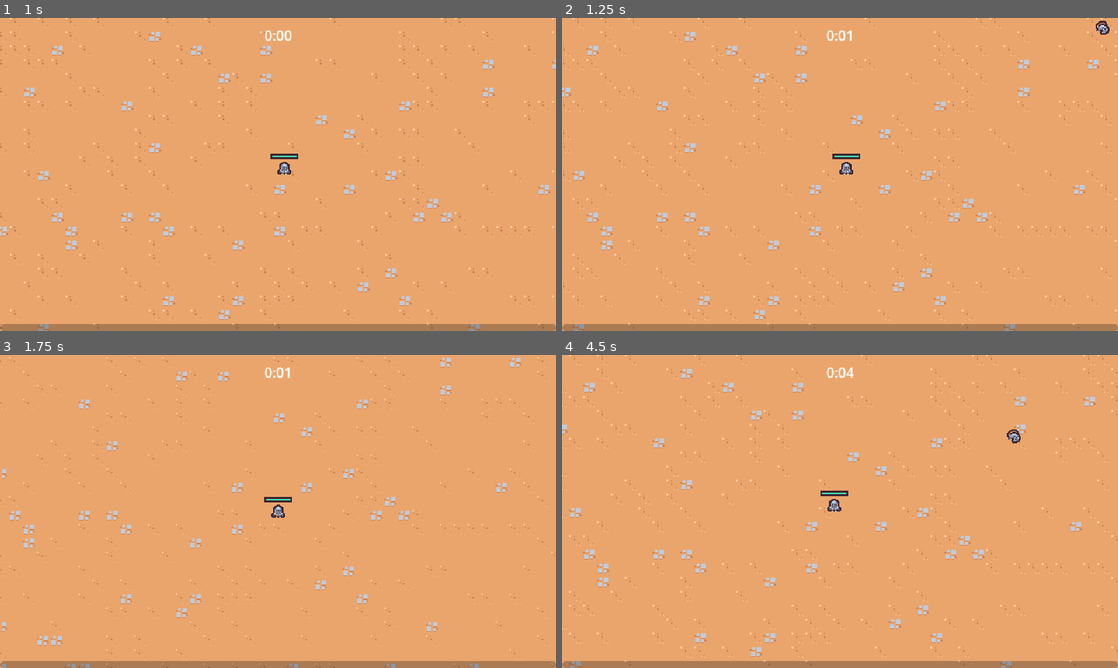
Above: before the commit, frames 1-4 (two rows, left to right).
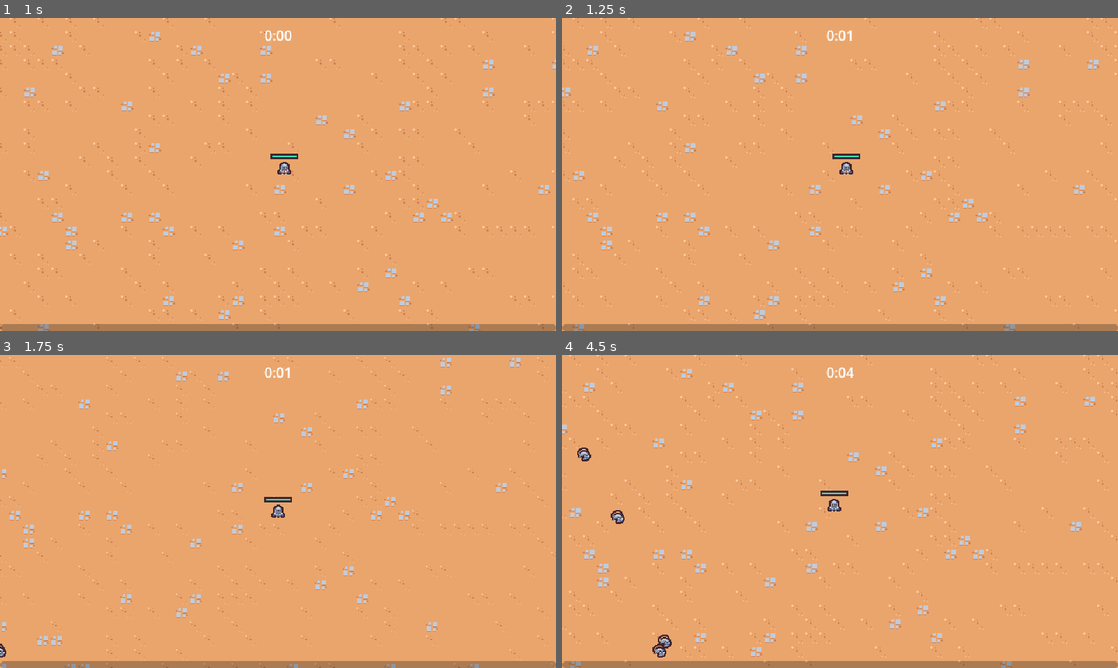
Above: after the commit, the same moments.

Repository: mc-carthy/gdSurvivors
Game: Godot game, scene res://scenes/main/main.tscn
Two runs of this game, one before a commit and one after it. Both use one fixed random seed, a clock stepped at 60 frames per second and the inputs below.
Inputs (mouse positions are in pixels of both pictures, inside the frame that each line leads up to):
- Up to frame 1 (1 s): move the mouse to (400, 158) at 0.52 s; press the mouse at (400, 158) at 0.53 s; hold D (move_right) from 0.53 s (still down)
- Up to frame 2 (1.25 s): keep holding D (move_right)
- Up to frame 3 (1.75 s): move the mouse to (166, 527) at 1.27 s; release D (move_right) at 1.28 s; release the mouse at (166, 527) at 1.28 s; hold S (move_down) from 1.28 s (still down); click (166, 527) at 1.35 s
- Up to frame 4 (4.5 s): move the mouse to (895, 442) at 2.02 s; release S (move_down) at 2.03 s; press the mouse at (895, 442) at 2.03 s; hold D (move_right) 2.03-2.78 s; move the mouse to (812, 574) at 2.77 s; release the mouse at (812, 574) at 2.78 s; hold W (move_up) 2.78-3.53 s; click (812, 574) at 2.85 s; move the mouse to (1006, 558) at 3.52 s; press the mouse at (1006, 558) at 3.53 s; hold A (move_left) from 3.53 s (still down); move the mouse to (673, 464) at 4.27 s; release the mouse at (673, 464) at 4.28 s; click (673, 464) at 4.35 s

Frame 1 is identical in both runs. In frame 2, less than 0.1% of the frame differs, in the area x 96-99%, y 0-6%; in frame 3, less than 0.1%; in frame 4, 0.4%, in the area x 2-83%, y 23-97%.

Commit message:
Prevent enemies spawning outside arena

Diff:
--- a/scenes/manager/enemy_manager.gd
+++ b/scenes/manager/enemy_manager.gd
@@ -17,6 +17,29 @@
 	arena_time_manager.arena_difficulty_increased.connect(on_arena_difficulty_increased)
 
 
+func get_spawn_position() -> Vector2:
+	var player = get_tree().get_first_node_in_group('player') as Node2D
+	if player == null:
+		return Vector2.ZERO
+
+	var spawn_position = Vector2.ZERO
+	var direction = Vector2.RIGHT.rotated(randf_range(0, TAU))
+	for i in 4:
+
+		spawn_position = player.global_position + (direction * spawn_radius)
+
+		var query_params = PhysicsRayQueryParameters2D.create(player.global_position, spawn_position, 1)
+		var result = get_tree().root.world_2d.direct_space_state.intersect_ray(query_params)
+
+		if result.is_empty():
+			break
+		else:
+			direction = direction.rotated(PI / 2)
+
+	return spawn_position
+
+
+
 func on_timer_timeout() -> void:
 	timer.start()
 
@@ -24,13 +47,10 @@
 	if player == null:
 		return
 
-	var direction = Vector2.RIGHT.rotated(randf_range(0, TAU))
-	var spawn_position = player.global_position + (direction * spawn_radius)
-
 	var enemy = basic_enemy_scene.instantiate() as Node2D
 	var entities_layer = get_tree().get_first_node_in_group('entities_layer')
 	entities_layer.add_child(enemy)
-	enemy.global_position = spawn_position
+	enemy.global_position = get_spawn_position()
 
 func on_arena_difficulty_increased(arena_difficulty: int) -> void:
 	var time_off = (0.1 / 12) * arena_difficulty
